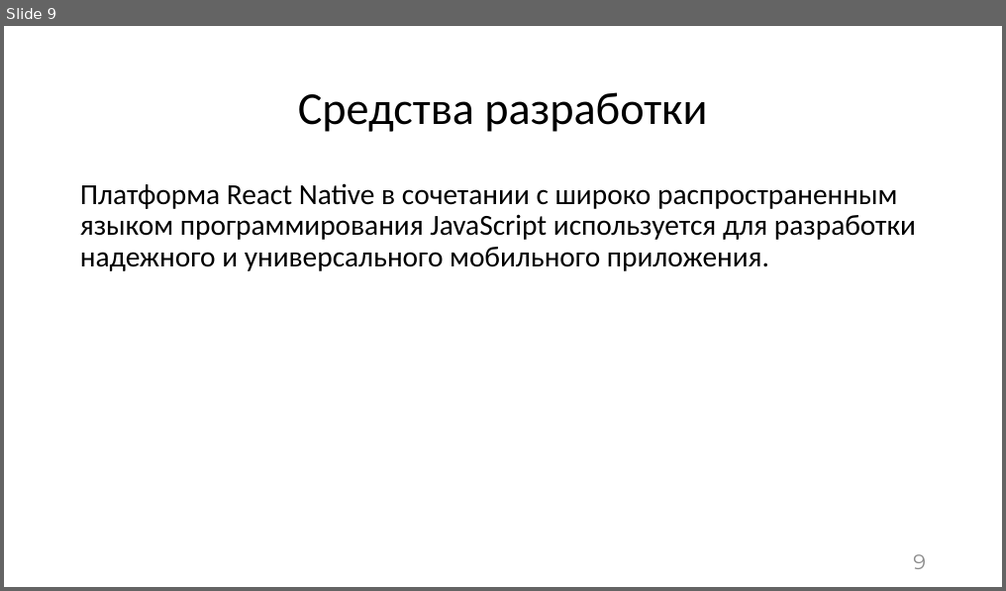
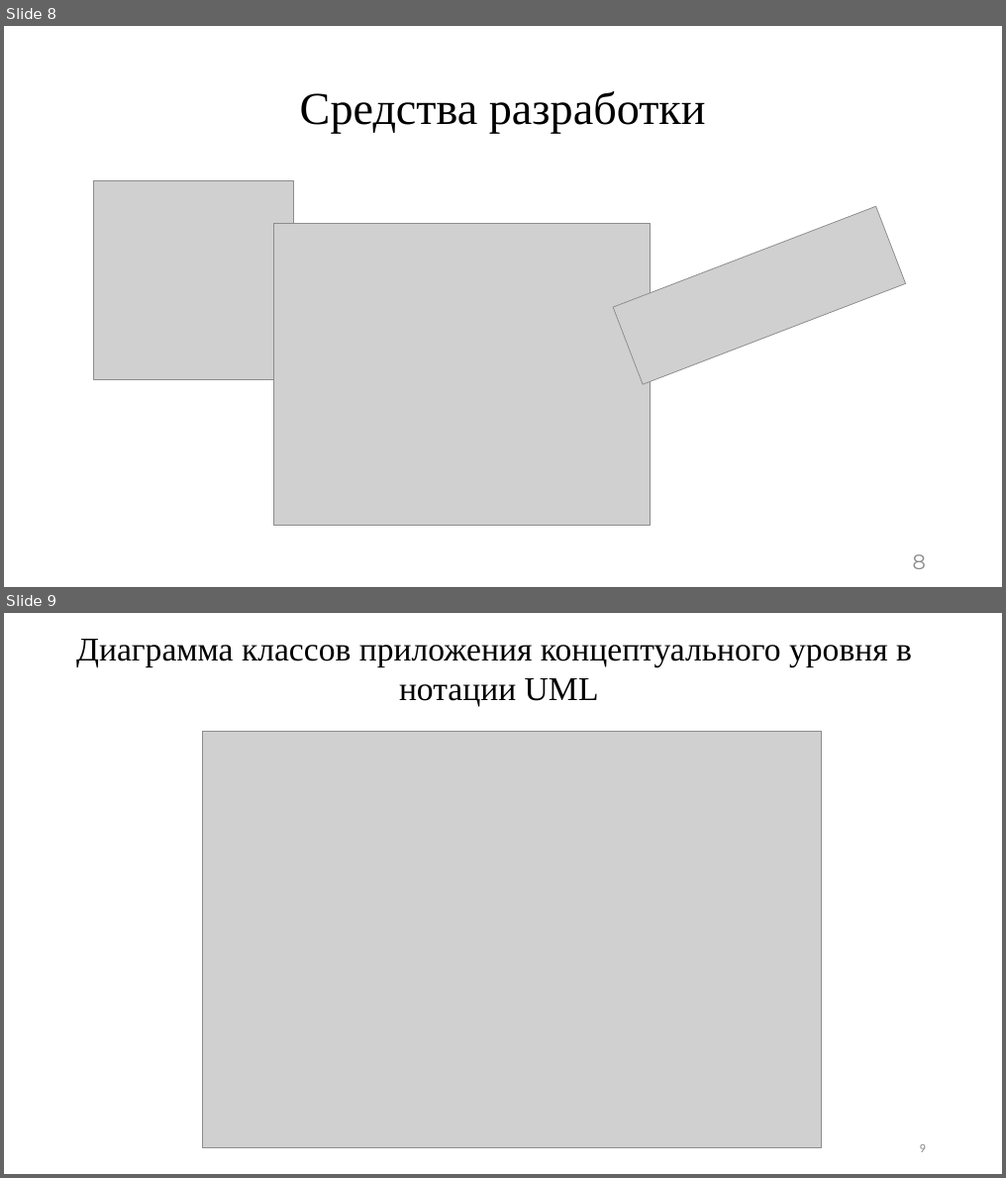
Before and after one commit to asusoft/Diplomnaya, a slide deck: ВКР/Презентация/Презентация к БКР Шеху А.У. ПрИн-467.pptx. Shown one above the other, each under a label of ours: slide 9 before the commit, slides 8 and 9 after it. The pictures are 1006x591 and 1006x1178 pixels, drawn with LibreOffice and Linux fonts; fonts in the diff are those of the drawing; grey boxes stand for pictures. Boxes give left, top, right and bottom in pixels: in the first picture for what was removed or moved away, otherwise in the second. Text is boxed around its words. In the diff, an @@ line names an element or a change of style, - is before the commit and + after.

```diff
--- a/ВКР/Презентация/Презентация к БКР Шеху А.У. ПрИн-467.pptx
+++ b/ВКР/Презентация/Презентация к БКР Шеху А.У. ПрИн-467.pptx
@@ slide 9 added at (4,613,1002,1174), background #FFFFFF @@
@@ text added at (76,639,912,707), 32 pt, text #000000 @@
+Диаграмма классов приложения концептуального уровня в
+нотации UML
@@ picture added at (202,731,821,1149) @@
@@ page number added at (920,1145,926,1153), 12 pt, text #8C8C8C @@
+9
@@ what was slide 9 is now slide 8 @@
@@ slide 8 changed as well @@
@@ title "Средства разработки" at (300,91,706,134): font Calibri to Times New Roman @@
@@ text removed at (80,183,916,272) @@
-Платформа React Native в сочетании с широко распространенным языком программирования JavaScript используется для разработки надежного и универсального мобильного приложения.
@@ picture added at (94,181,294,380) @@
@@ picture added at (274,224,650,525) @@
@@ picture added at (613,206,906,385) @@
@@ page number at (913,555,926,570): text changed @@
-9
+8
```
Also in this commit, not shown: 10 other slides changed, 5 other slides added, 9 slides removed, 29 other files.
